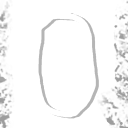
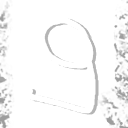
Layered file, before and after one edit (128x128). Changes by layer:
removed layer "Kopie von Number_00" over bbox(30, 0, 128, 119)
hid "Number_00", opacity 29% → 100%, painted on it over bbox(30, 0, 128, 119)
painted on "BG Zusammengeführt" over bbox(30, 0, 128, 119)